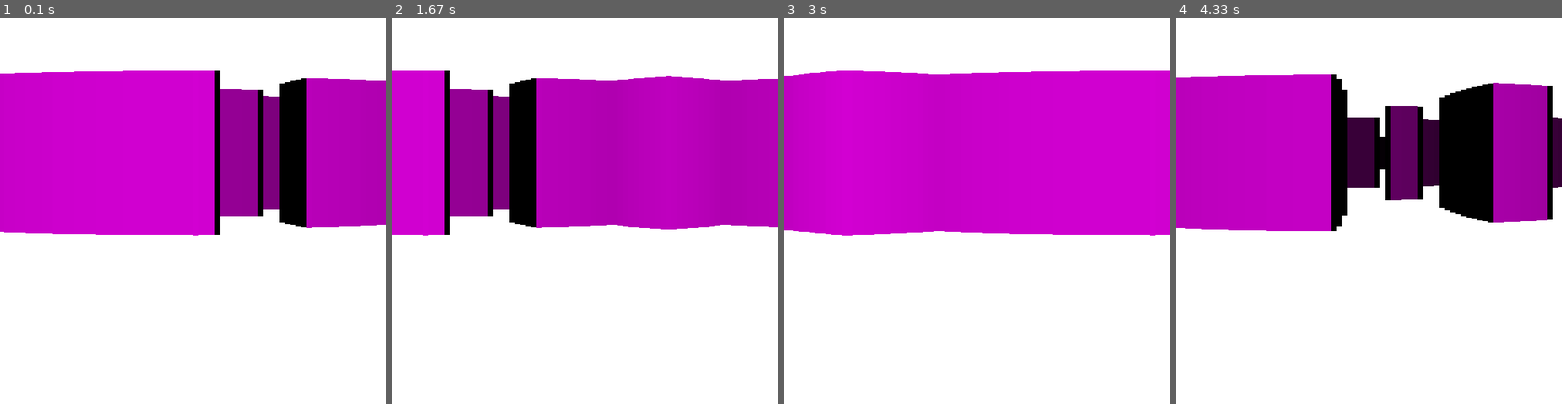
Above: before the commit, frames 1-4 (left to right).
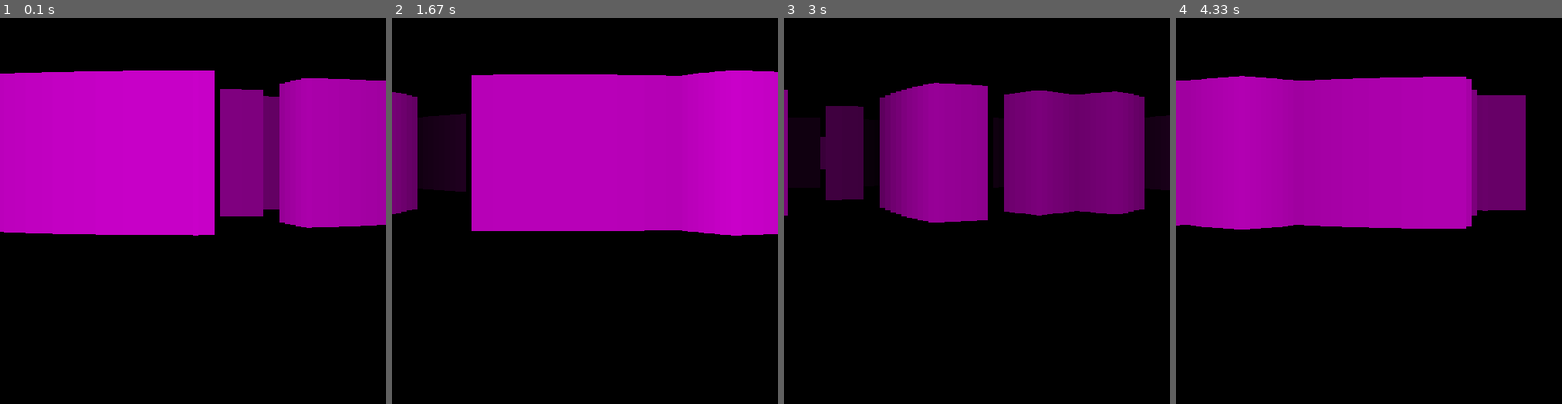
Above: after the commit, the same moments.

Repository: CarterNotSteve/Raycaster-Pygame
Game: pygame game, started from main (1).py
Same seed, same stepped clock (60 frames per second), same inputs: the game is played once before the commit and once after it.
Inputs (mouse positions are in pixels of both pictures, inside the frame that each line leads up to):
- Up to frame 1 (0.1 s): no input
- Up to frame 2 (1.67 s): hold Right 0.33-0.8 s; move the mouse to (569, 226) at 0.37 s; hold Right 0.83-1.3 s; move the mouse to (492, 214) at 0.87 s; hold Left from 1.33 s (still down); move the mouse to (642, 75) at 1.37 s
- Up to frame 3 (3 s): release Left at 1.87 s; hold Left 1.9-2.3 s; move the mouse to (984, 79) at 1.93 s; hold Right 2.33-2.97 s; move the mouse to (980, 253) at 2.37 s
- Up to frame 4 (4.33 s): hold Left 3-3.47 s; move the mouse to (1469, 272) at 3.03 s; hold Right 3.5-3.97 s; move the mouse to (1469, 176) at 3.53 s; hold Right from 4 s (still down); move the mouse to (1507, 180) at 4.03 s

The runs differ from the first frame. In frame 1, 65% of the frame differs, in the area x 0-100%, y 0-100%; in frame 2, 76%; in frame 3, 100%; in frame 4, 91%.

Commit message:
Working + mouse movement commit

Diff:
--- a/main (1).py
+++ b/main (1).py
@@ -7,6 +7,11 @@
 pos = (250,250)
 image = Image.open('pixil-frame-0.png')
 image = image.load()
+
+# half height walls
+# textures
+# minimap
+# a lil fella
 
 async def frame(time):
 	await asyncio.sleep(time)
@@ -30,8 +35,11 @@
 
 surface = pygame.display.set_mode((500,500))
 deg = (math.pi/180)
+movable = True
 #pygame.draw.rect(surface, (255,0,0), pygame.Rect(0,0, 640, 640))
 player_angle = 0
+last_pos = (0,0)
+mvis = True
 
 while 1:
 	facingx = round(math.sin(player_angle*deg), 4)
@@ -43,19 +51,25 @@
 		if event.type == pygame.MOUSEMOTION:
 			player_angle += event.rel[0]
 
-	pygame.draw.rect(surface, (255, 255, 255), [0,0,surface.get_height(), surface.get_width()])
+		if event.type == 768:
+			if event.key == 27:
+				mvis = not mvis
 
-	if k[pygame.K_LEFT]:
-		player_angle -= 1
 
-	elif k[pygame.K_RIGHT]:
-		player_angle += 1
+	pygame.draw.rect(surface, (0, 0, 0), [0,0,surface.get_height(), surface.get_width()])
 
-	if k[pygame.K_w]:
-		pos = (pos[0]+facingy/2, pos[1]+facingx/2)
+	if movable:
+		if k[pygame.K_LEFT]:
+			player_angle -= 1
 
-	elif k[pygame.K_s]:
-		pos = (pos[0]-facingy/2, pos[1]-facingx/2)
+		elif k[pygame.K_RIGHT]:
+			player_angle += 1
+
+		if k[pygame.K_w]:
+			pos = (pos[0]+facingy/1.75, pos[1]+facingx/1.75)
+
+		elif k[pygame.K_s]:
+			pos = (pos[0]-facingy/1.75, pos[1]-facingx/1.75)
 
 	if player_angle == -1:
 		player_angle = 359
@@ -64,6 +78,18 @@
 		player_angle = 0
 
 	size = 1
+
+	pygame.mouse.set_visible(not mvis)
+
+	d = pygame.mouse.get_pos()
+
+	if mvis:
+		print(d)
+		if d[0]>=480:
+			pygame.mouse.set_pos(16, d[1])
+
+		elif d[0] <= 15:
+			pygame.mouse.set_pos(479, d[1])
 
 	for i in range(-45+player_angle, 45+player_angle):
 		# add 250 to x coordinate to draw in the middle at 0
@@ -86,16 +112,26 @@
 			ri = 0
 
 		if ri != 0:
-			pcolor = (abs(255-ri*1.25), 0, abs(255-ri*1.25))
+			cclamp = abs(255-ri*1.5)
+			if cclamp < 0:
+				cclamp = 0
+
+			if cclamp > 255:
+				cclamp = 255
+
+			pcolor = (cclamp, 0, cclamp)
 
 		else:
-			pcolor = (255,255,255)
+			pcolor = (0,0,0)
 
 
 		corner_threshold = 2
 
-		if ri < nri-corner_threshold or ri < lri-corner_threshold:
+		if ri < (nri/2)-corner_threshold or ri < (lri/2)-corner_threshold:
 			pcolor = (0, 0, 0)
+
+		if image[pos[0], pos[1]] == (0, 0, 0, 255):
+			pos = last_pos
 
 
 		pygame.draw.rect(surface,
@@ -109,6 +145,7 @@
 
 		pygame.event.pump()
 
+	last_pos=pos
 	pygame.display.update()
 
 	asyncio.run(frame(1/120))
